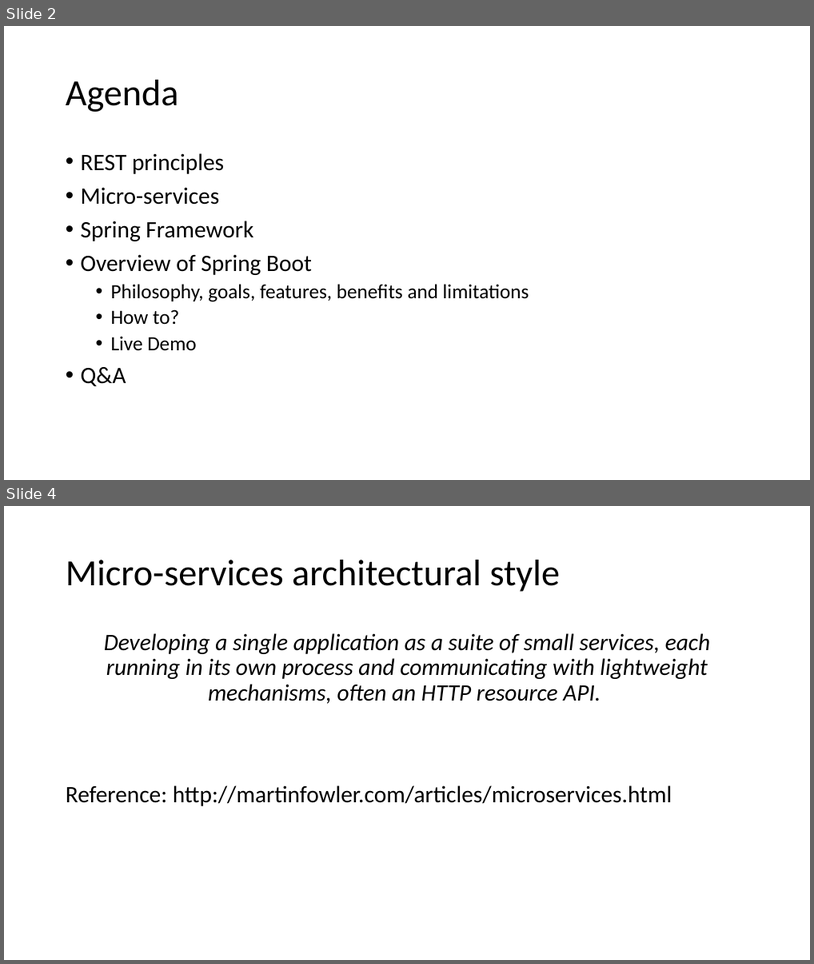
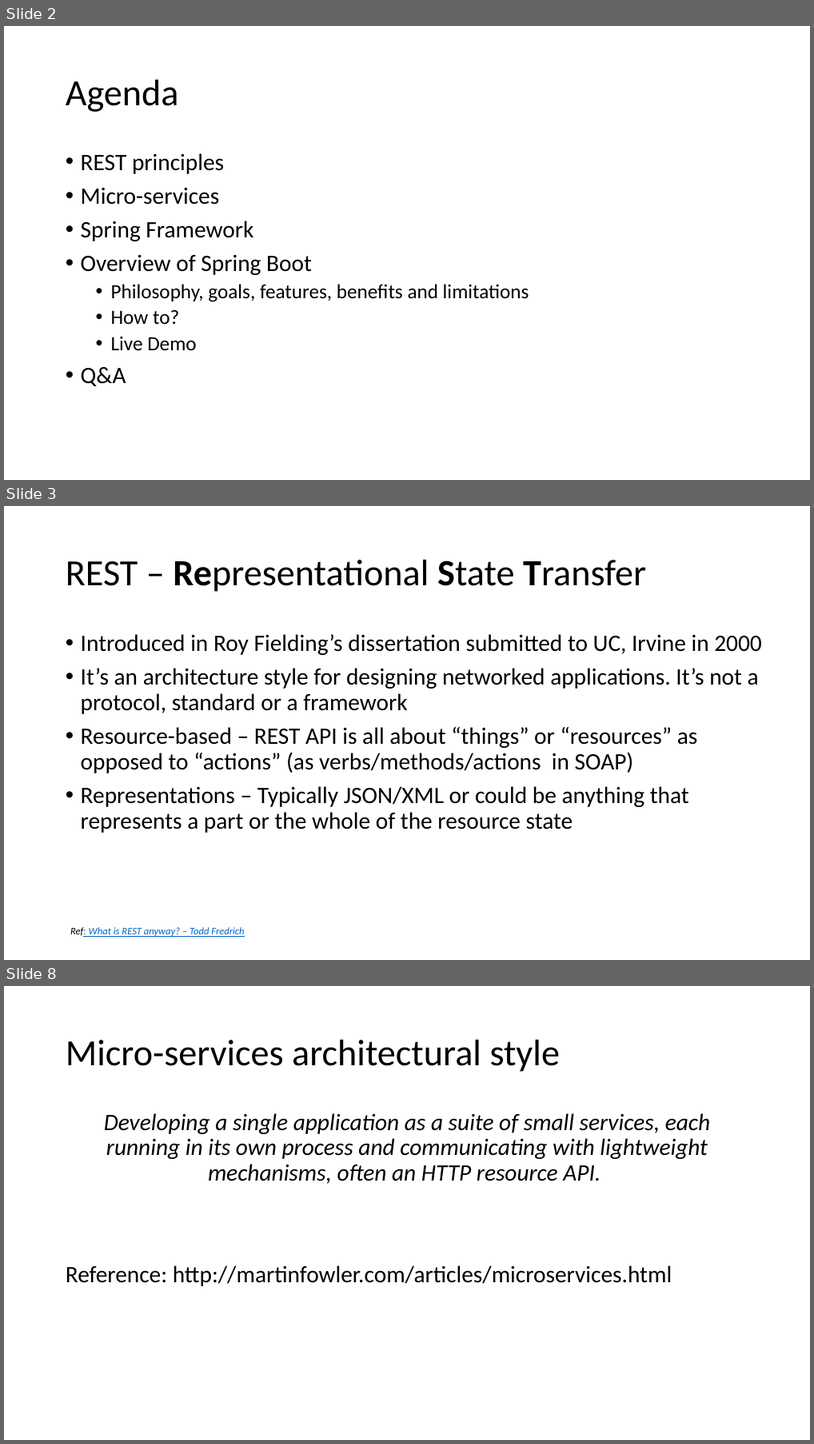
Before and after one commit to batchu/spring-boot-ujug, a slide deck: Spring Boot.pptx. Shown one above the other, each under a label of ours: slides 2 and 4 before the commit, slides 2, 3 and 8 after it; the slides between them are not shown. The pictures are 814x964 and 814x1444 pixels, drawn with LibreOffice and Linux fonts; fonts in the diff are those of the drawing. Boxes give left, top, right and bottom in pixels: in the first picture for what was removed or moved away, otherwise in the second. Text is boxed around its words. In the diff, an @@ line names an element or a change of style, - is before the commit and + after.

Commit message:
Updated PPT with little bit of REST

```diff
--- a/Spring Boot.pptx
+++ b/Spring Boot.pptx
@@ slide 3 added at <box>4,506,810,960</box>, background #FFFFFF @@
@@ title added at <box>66,560,646,592</box>, 44 pt, text #000000 @@
+REST – Representational State Transfer
@@ text added at <box>81,634,762,832</box>, 28 pt, text #000000 @@
+• Introduced in Roy Fielding’s dissertation submitted to UC, Irvine in 2000
+• It’s an architecture style for designing networked applications. It’s not a protocol, standard or a framework
+• Resource-based – REST API is all about “things” or “resources” as opposed to “actions” (as verbs/methods/actions in SOAP)
+• Representations – Typically JSON/XML or could be anything that represents a part or the whole of the resource state
@@ text added at <box>70,927,244,936</box>, 12 pt, text #0563C1, italic, underline @@
+Ref: What is REST anyway? – Todd Fredrich
@@ what was slide 4 is now slide 8 @@
```
Also in this commit, not shown: 1 slide changed, 3 other slides added, 1 other file.
